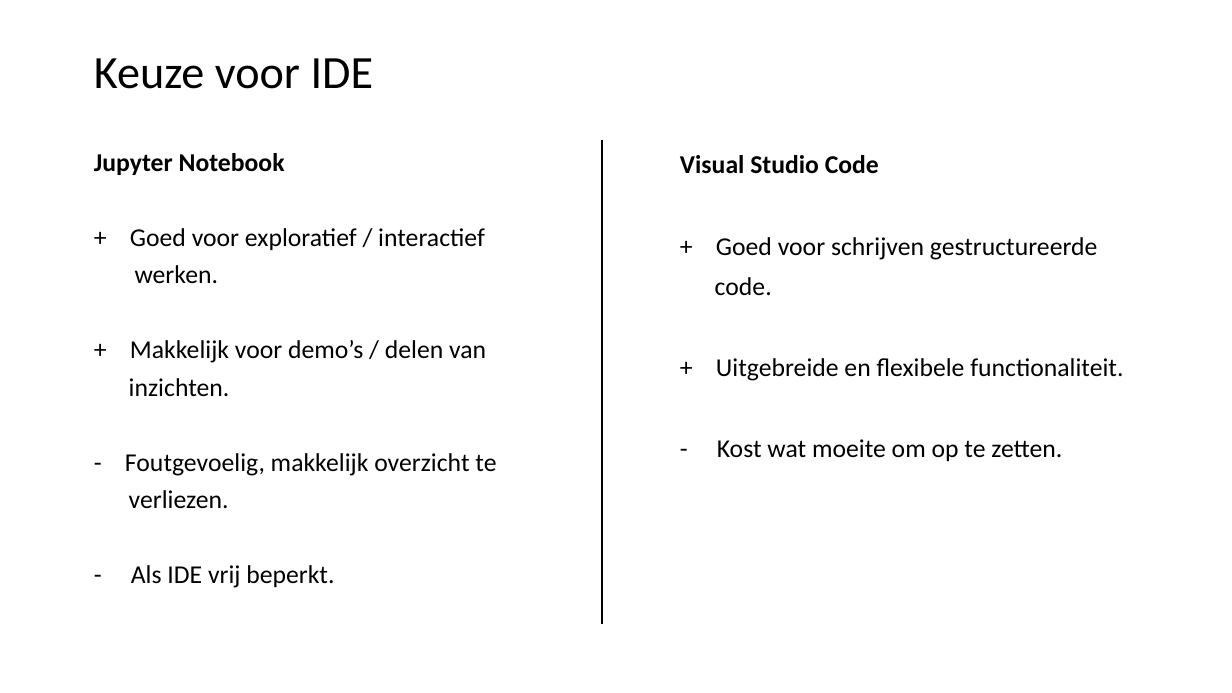
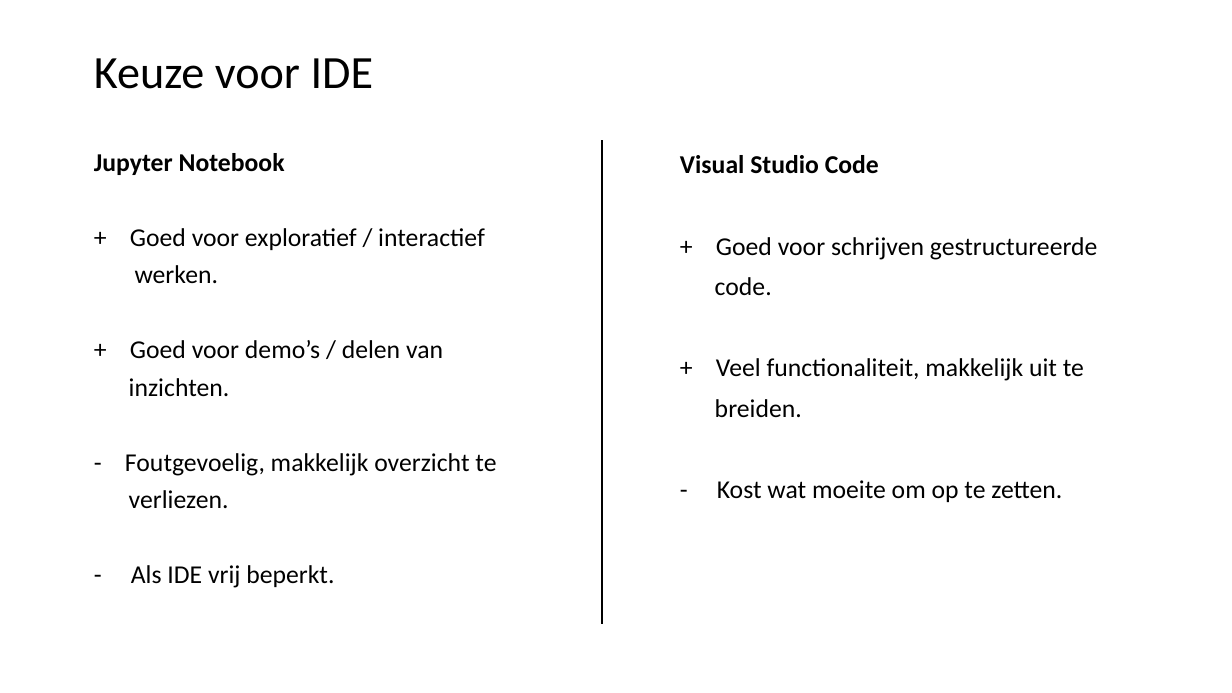
Before and after one commit to LFKoning/knowledge-sharing, a slide deck: slide 19 of python_trainees/1_basics_classes/python_traineeship_1.pptx (slide 18 before the commit). Drawn at 1232x693 pixels with LibreOffice and Linux fonts; fonts in the diff are those of the drawing. Boxes give left, top, right and bottom in pixels: in the first picture for what was removed or moved away, otherwise in the second. Text is boxed around its words. In the diff, an @@ line names an element or a change of style, - is before the commit and + after.

```diff
--- a/python_trainees/1_basics_classes/python_traineeship_1.pptx
+++ b/python_trainees/1_basics_classes/python_traineeship_1.pptx
@@ text at (x1=130, y1=340, x2=443, y2=358): text changed @@
-+ Makkelijk voor demo’s / delen van
++ Goed voor demo’s / delen van
@@ text at (x1=715, y1=358, x2=1084, y2=417): text changed @@
-+ Uitgebreide en flexibele functionaliteit.
++ Veel functionaliteit, makkelijk uit te
+breiden.
```
Also in this commit, not shown: 11 other slides changed, 1 slide added, 10 other files.
